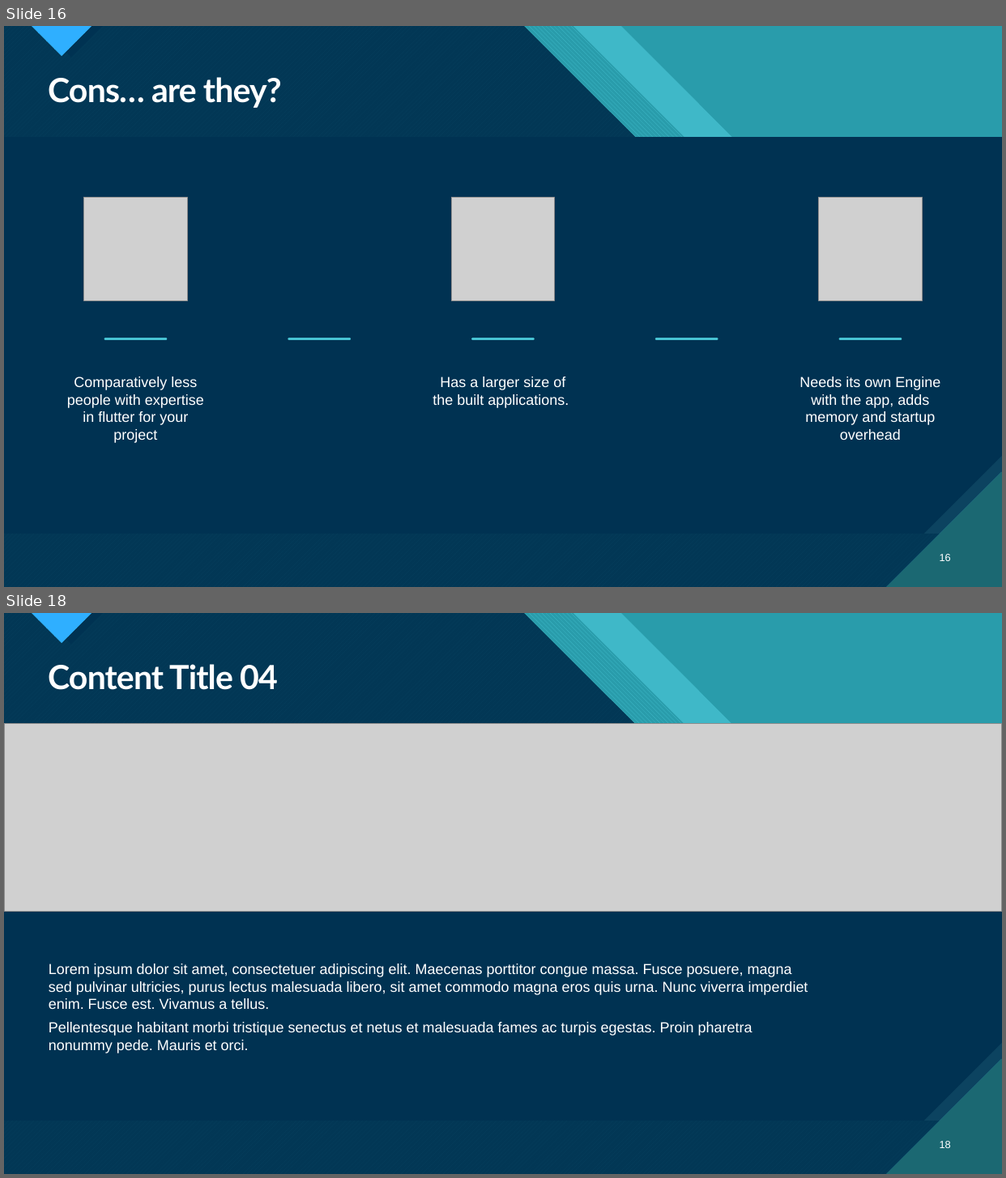
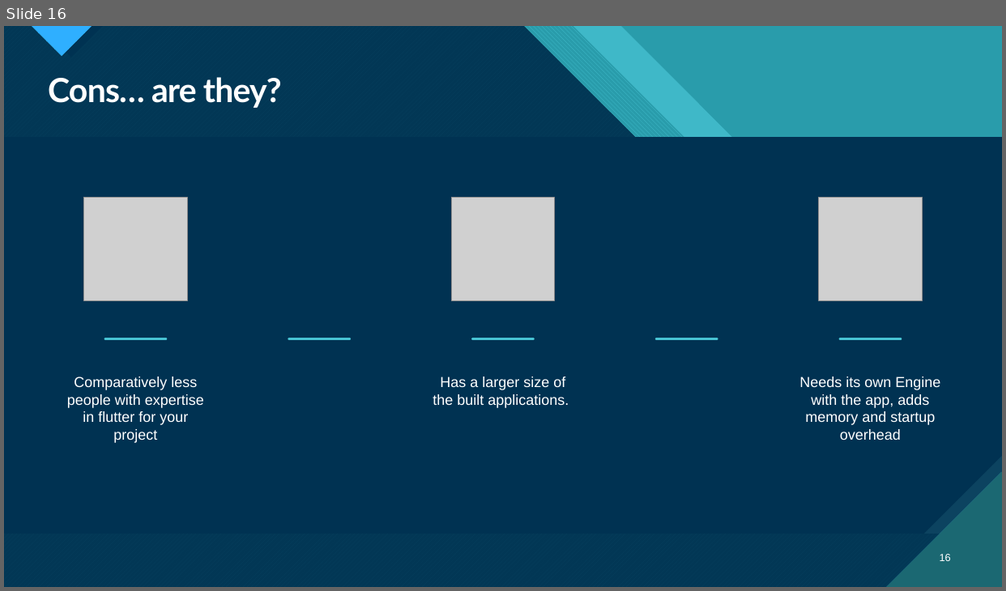
Before and after one commit to PratyayDhond/IT-3rd-year-notes, a slide deck: Seminar/Native Application Development Using Flutter.pptx. Shown one above the other, each under a label of ours: slides 16 and 18 before the commit, slide 16 after it; the slides between them are not shown. The pictures are 1006x1178 and 1006x591 pixels, drawn with LibreOffice and Linux fonts; fonts in the diff are those of the drawing; grey boxes stand for pictures. Boxes give left, top, right and bottom in pixels: in the first picture for what was removed or moved away, otherwise in the second. Text is boxed around its words. In the diff, an @@ line names an element or a change of style, - is before the commit and + after.

```diff
--- a/Seminar/Native Application Development Using Flutter.pptx
+++ b/Seminar/Native Application Development Using Flutter.pptx
@@ slide 18 removed at (4,613,1002,1174), background #47C3D3; not listed: 18 template elements that a slide beside it also shows @@
@@ title removed at (48,664,278,690) @@
-Content Title 04
@@ picture removed at (4,724,1002,911) @@
@@ text removed at (49,964,808,1054) @@
-Lorem ipsum dolor sit amet, consectetuer adipiscing elit. Maecenas porttitor congue massa. Fusce posuere, magna sed pulvinar ultricies, purus lectus malesuada libero, sit amet commodo magna eros quis urna. Nunc viverra imperdiet enim. Fusce est. Vivamus a tellus.
-Pellentesque habitant morbi tristique senectus et netus et malesuada fames ac turpis egestas. Proin pharetra nonummy pede. Mauris et orci.
@@ page number removed at (940,1141,951,1148) @@
-18
```
Also in this commit, not shown: 1 slide changed, 3 slides added, 6 other slides removed.
